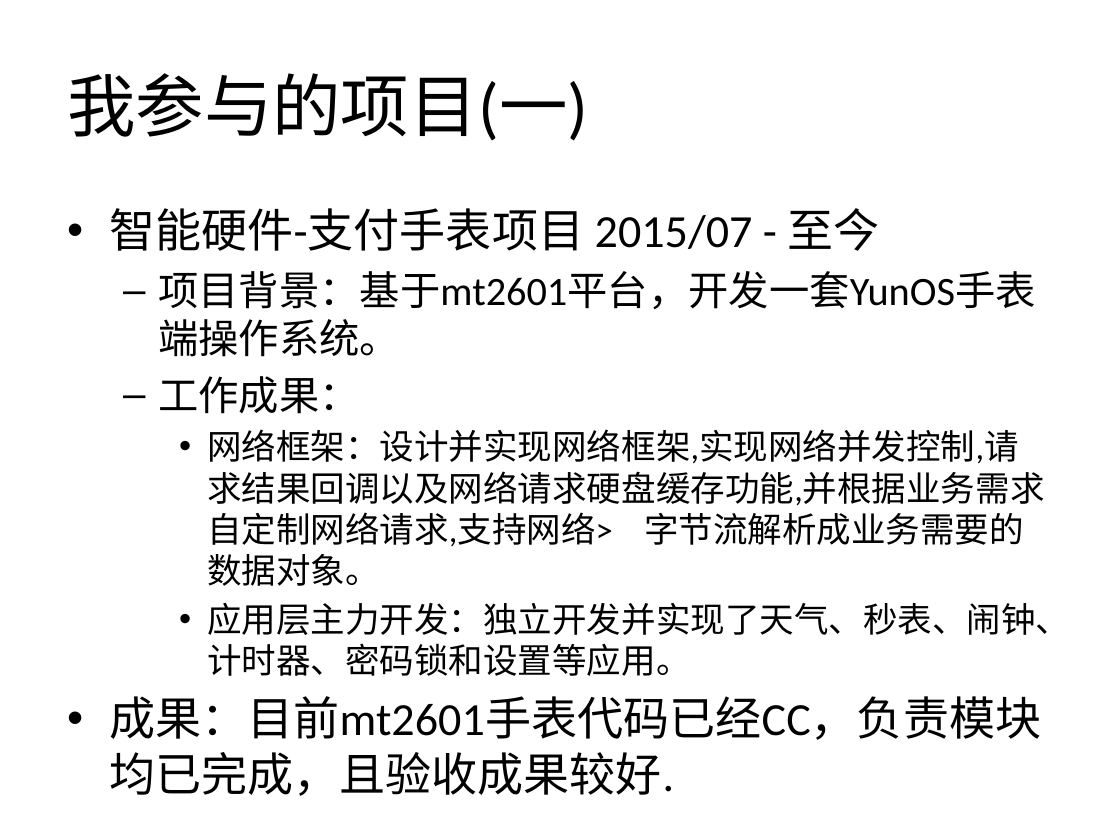
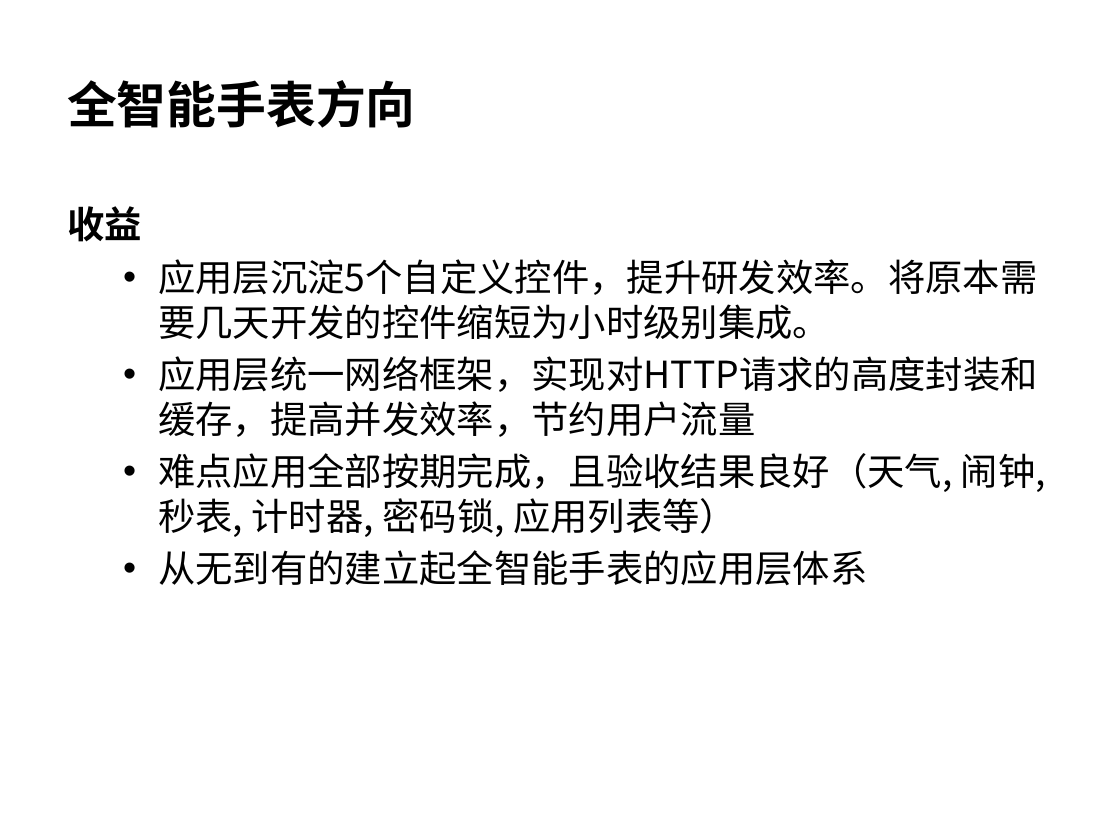
Before and after one commit to wangzhengyi/WangZhengyi, a slide deck: slide 8 of promote.pptx (slide 4 before the commit). Drawn at 1120x840 pixels with LibreOffice and Linux fonts; fonts in the diff are those of the drawing. Boxes give left, top, right and bottom in pixels: in the first picture for what was removed or moved away, otherwise in the second. Text is boxed around its words. In the diff, an @@ line names an element or a change of style, - is before the commit and + after.

```diff
--- a/promote.pptx
+++ b/promote.pptx
@@ title at [67, 80, 416, 128]: text changed; size 44 to 32 pt; font Calibri to Noto Sans CJK SC; bold on @@
-我参与的项目(一)
+全智能手表方向
@@ text at [67, 206, 1046, 585]: text changed; size 22.2 to 24 pt; font Calibri to Noto Sans CJK SC @@
-• 智能硬件-支付手表项目 2015/07 - 至今
-  – 项目背景：基于mt2601平台，开发一套YunOS手表端操作系统。
-  – 工作成果：
-    • 网络框架：设计并实现网络框架,实现网络并发控制,请求结果回调以及网络请求硬盘缓存功能,并根据业务需求自定制网络请求,支持网络> 字节流解析成业务需要的数据对象。
-    • 应用层主力开发：独立开发并实现了天气、秒表、闹钟、计时器、密码锁和设置等应用。
-• 成果：目前mt2601手表代码已经CC，负责模块均已完成，且验收成果较好.
+收益
+  • 应用层沉淀5个自定义控件，提升研发效率。将原本需要几天开发的控件缩短为小时级别集成。
+  • 应用层统一网络框架，实现对HTTP请求的高度封装和缓存，提高并发效率，节约用户流量
+  • 难点应用全部按期完成，且验收结果良好（天气, 闹钟, 秒表, 计时器, 密码锁, 应用列表等）
+  • 从无到有的建立起全智能手表的应用层体系
```
Also in this commit, not shown: 5 other slides changed, 9 slides added, 6 slides removed.
